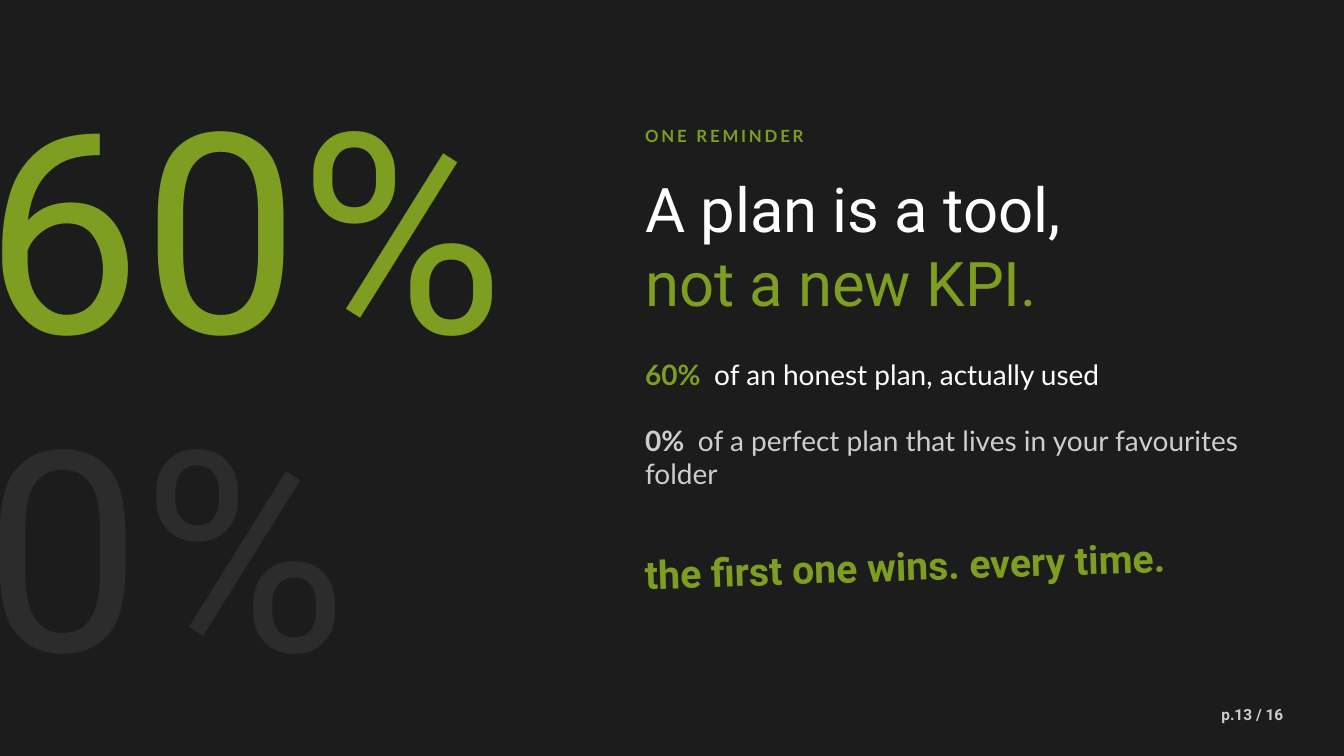
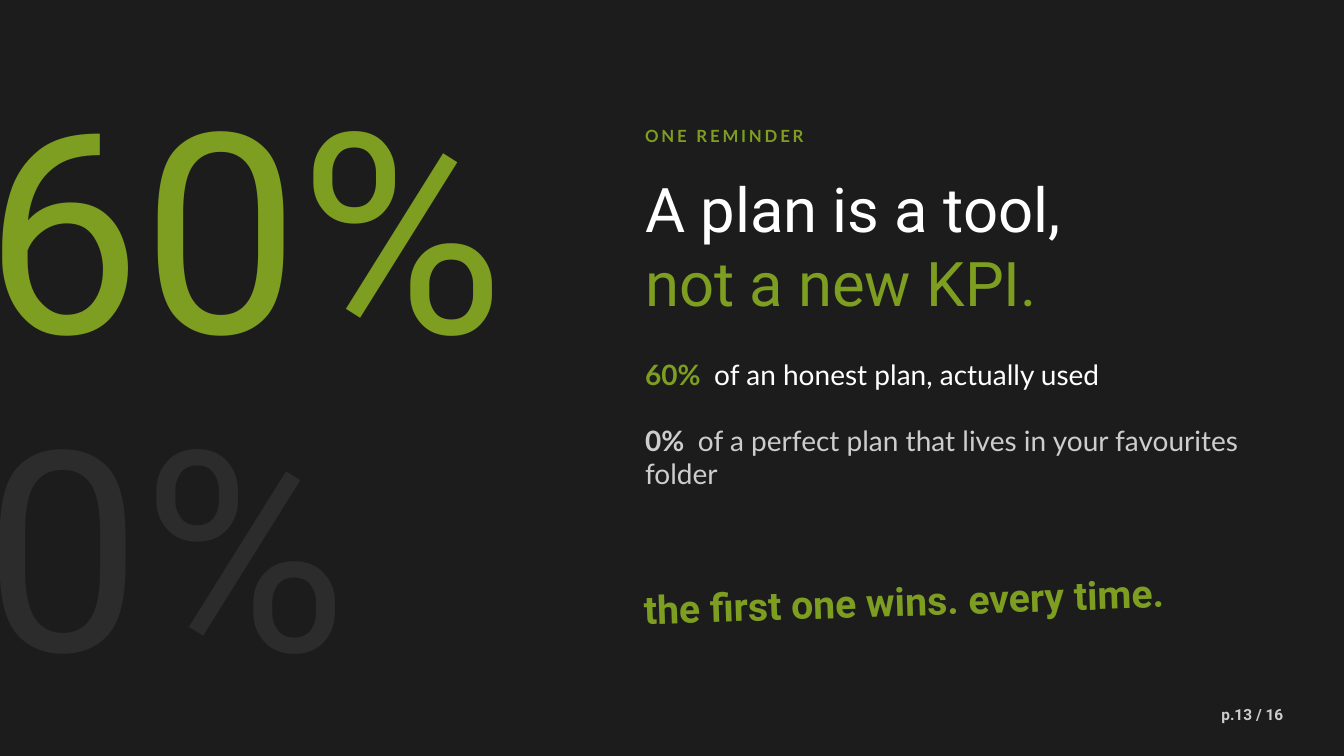
Before and after one commit to Kyson-CCHEN/English-presentation, a slide deck: slide 13 of Planning_Is_the_Pressure.pptx. Drawn at 1344x756 pixels with LibreOffice and Linux fonts; fonts in the diff are those of the drawing. Boxes give left, top, right and bottom in pixels: in the first picture for what was removed or moved away, otherwise in the second. Text is boxed around its words. In the diff, an @@ line names an element or a change of style, - is before the commit and + after.

```diff
--- a/Planning_Is_the_Pressure.pptx
+++ b/Planning_Is_the_Pressure.pptx
@@ text "the first one wins. every ...": place and size @@
-text "the first one wins. every ..." at bbox=[645, 545, 1165, 589]
+text "the first one wins. every ..." at bbox=[644, 581, 1164, 624]
```
Also in this commit, not shown: 8 other slides changed.
